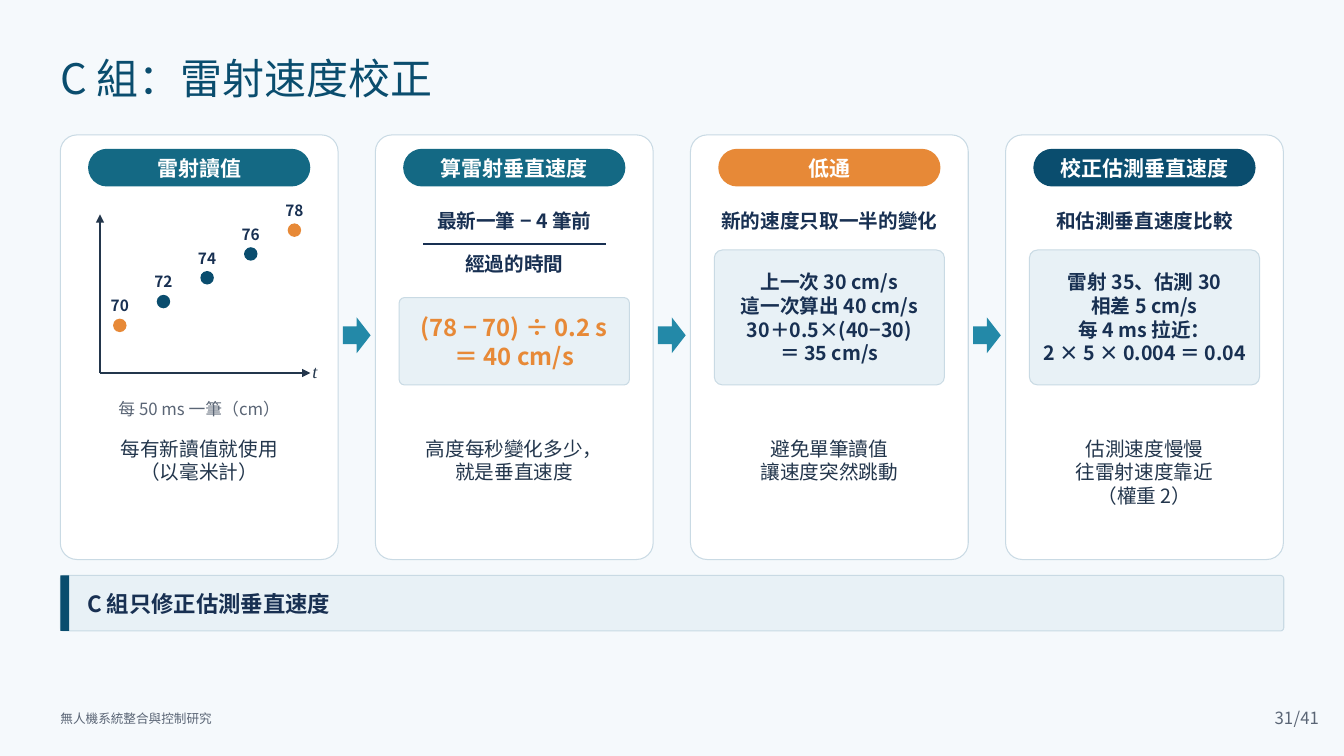
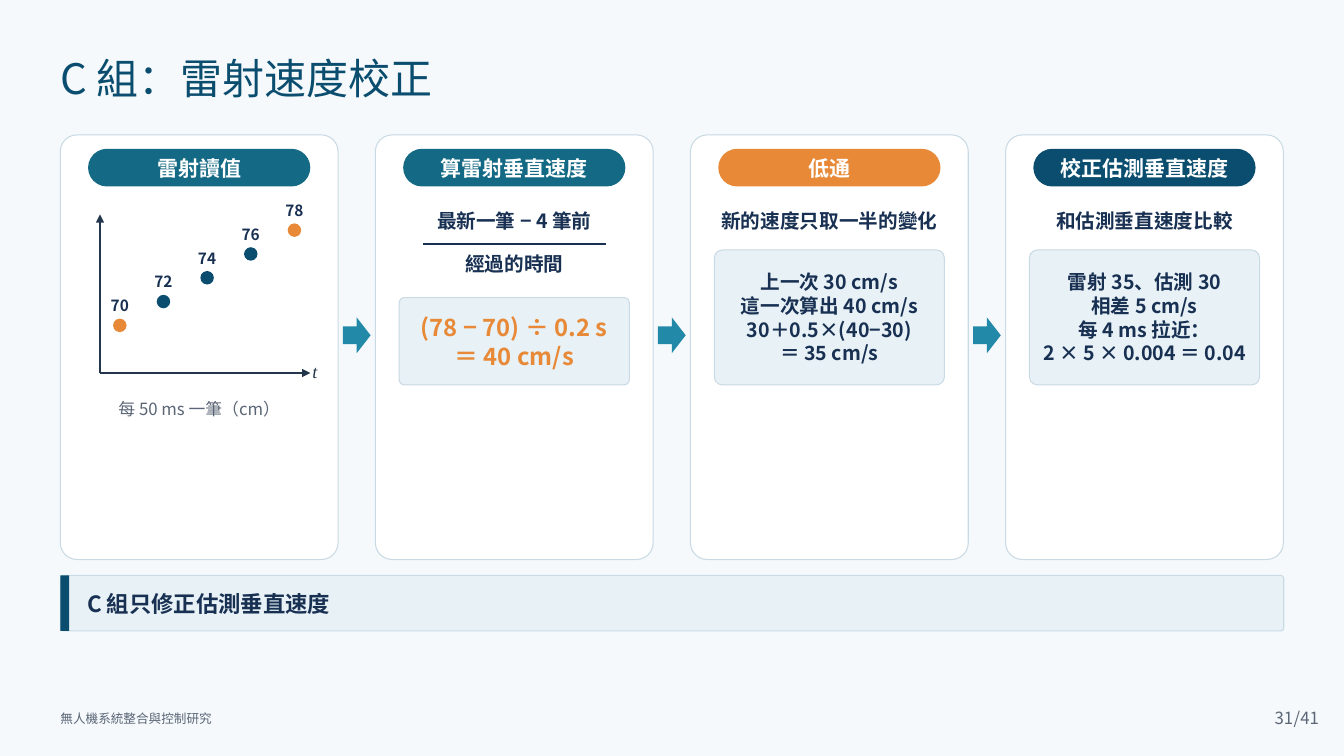
Before and after one commit to lingken1028/-, a slide deck: slide 31 of 無人機系統整合與控制研究_口試簡報 2.pptx. Drawn at 1344x756 pixels with LibreOffice and Linux fonts; fonts in the diff are those of the drawing. Boxes give left, top, right and bottom in pixels: in the first picture for what was removed or moved away, otherwise in the second. Text is boxed around its words. In the diff, an @@ line names an element or a change of style, - is before the commit and + after.

```diff
--- a/無人機系統整合與控制研究_口試簡報 2.pptx
+++ b/無人機系統整合與控制研究_口試簡報 2.pptx
@@ text removed at [121, 439, 278, 481] @@
-每有新讀值就使用
-（以毫米計）
@@ text removed at [426, 439, 603, 481] @@
-高度每秒變化多少，
-就是垂直速度
@@ text removed at [761, 439, 898, 481] @@
-避免單筆讀值
-讓速度突然跳動
@@ text removed at [1076, 439, 1213, 505] @@
-估測速度慢慢
-往雷射速度靠近
-（權重 2）
```
Also in this commit, not shown: 8 other slides changed.
